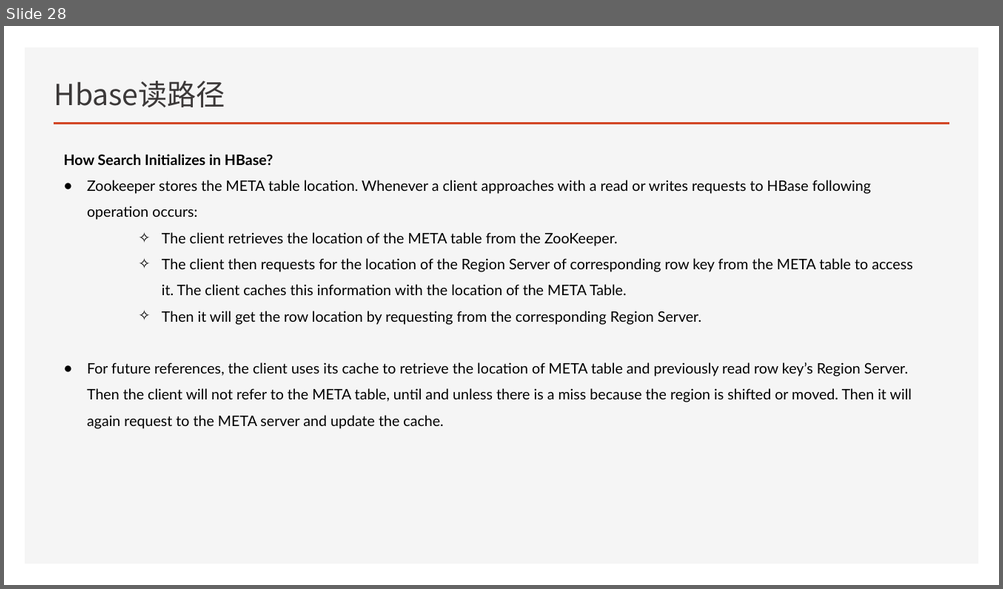
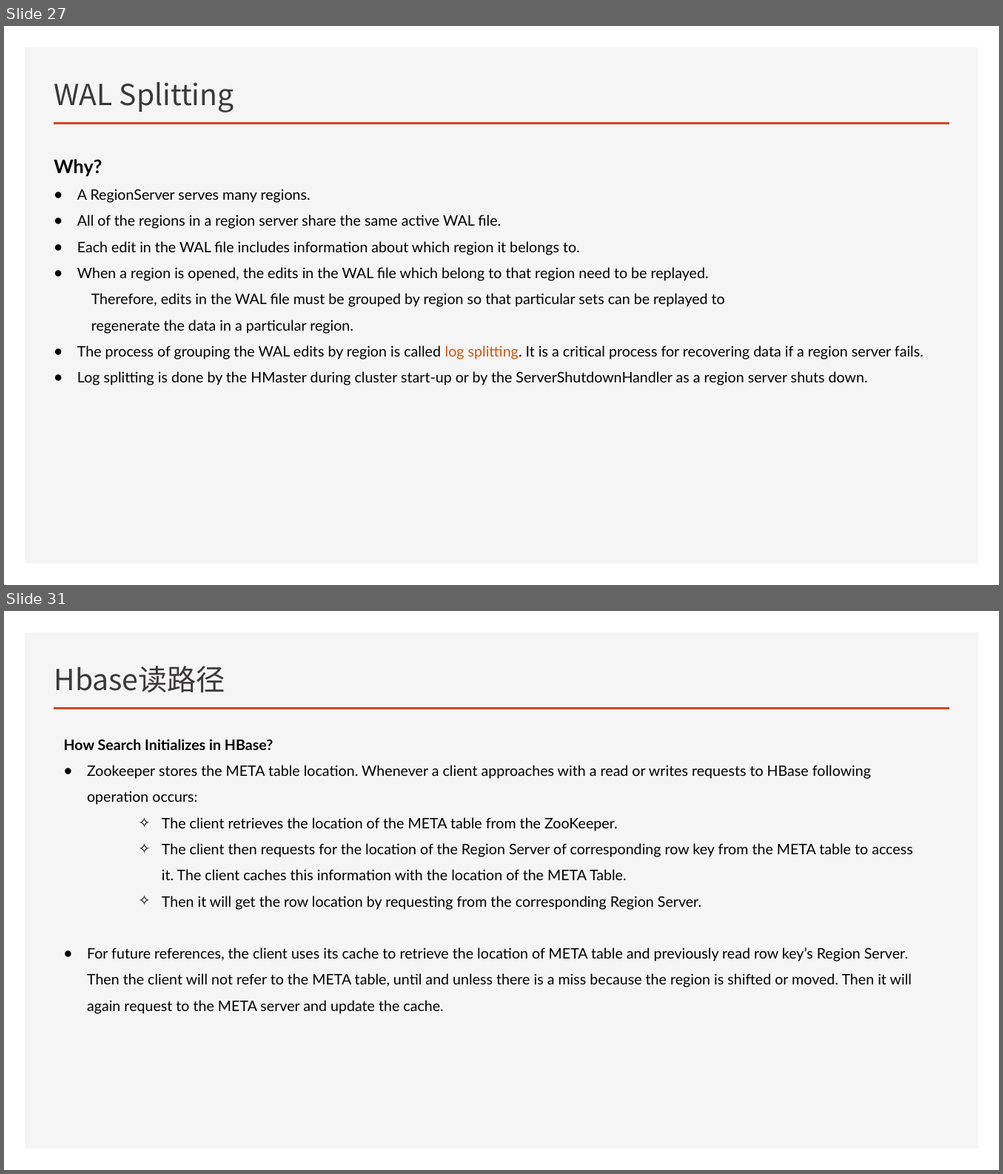
Before and after one commit to Zhangwusheng/Zhangwusheng.github.io, a slide deck: _posts/Hbase基本原理副本.pptx. Shown one above the other, each under a label of ours: slide 28 before the commit, slides 27 and 31 after it; the slides between them are not shown. The pictures are 1003x589 and 1003x1174 pixels, drawn with LibreOffice and Linux fonts; fonts in the diff are those of the drawing. Boxes give left, top, right and bottom in pixels: in the first picture for what was removed or moved away, otherwise in the second. Text is boxed around its words. In the diff, an @@ line names an element or a change of style, - is before the commit and + after.

```diff
--- a/_posts/Hbase基本原理副本.pptx
+++ b/_posts/Hbase基本原理副本.pptx
@@ slide 27 added at (4, 26, 999, 585), background #FFFFFF; not listed: 2 template elements that a slide beside it also shows @@
@@ title added at (54, 82, 234, 113), 28 pt, text #3B3838 @@
+WAL Splitting
@@ text added at (54, 159, 923, 386), 14 pt, text #000000 @@
+Why?
+● A RegionServer serves many regions.
+● All of the regions in a region server share the same active WAL file.
+● Each edit in the WAL file includes information about which region it belongs to.
+● When a region is opened, the edits in the WAL file which belong to that region need to be replayed.
+  Therefore, edits in the WAL file must be grouped by region so that particular sets can be replayed to
+  regenerate the data in a particular region.
+● The process of grouping the WAL edits by region is called log splitting. It is a critical process for recovering data if a region server fails.
+● Log splitting is done by the HMaster during cluster start-up or by the ServerShutdownHandler as a region server shuts down.
@@ what was slide 28 is now slide 31 @@
```
Also in this commit, not shown: 2 slides changed, 5 other slides added, 2 slides removed.
